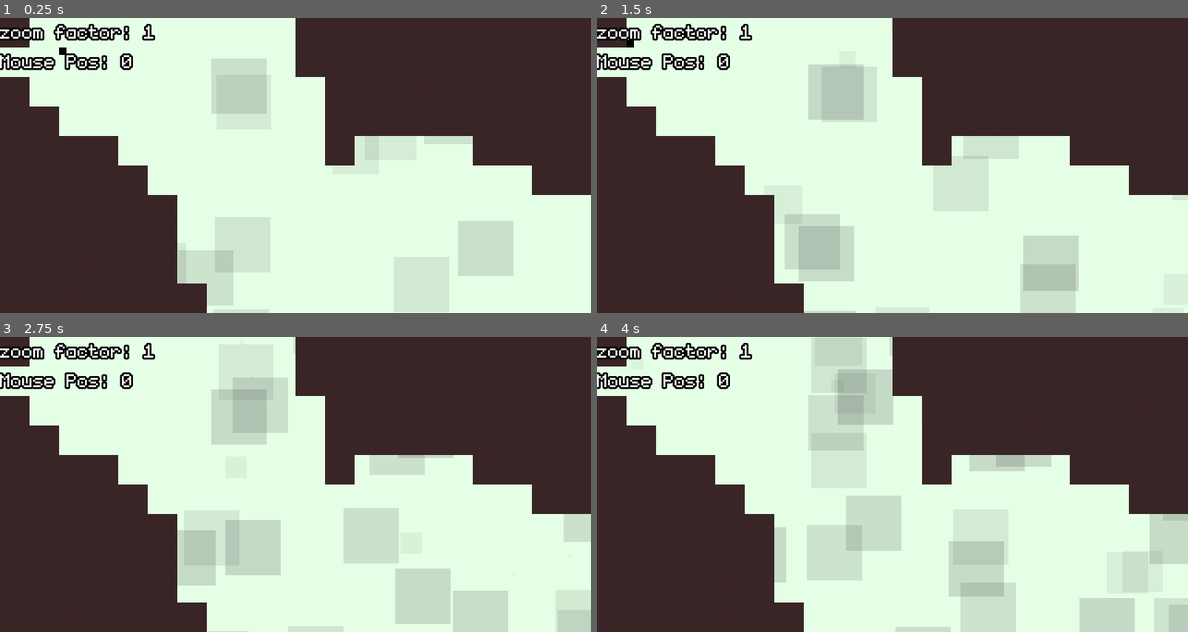
Above: before the commit, frames 1-4 (two rows, left to right).
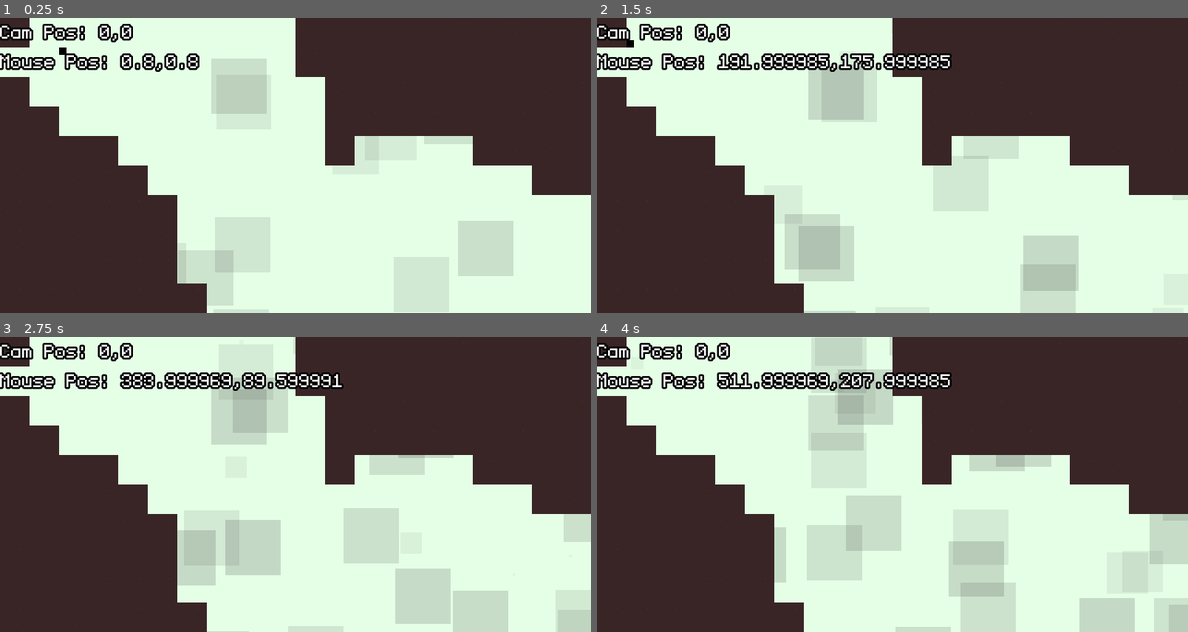
Above: after the commit, the same moments.

Repository: aleksfadini/LD48
Game: Godot game, scene res://Scenes/Main.tscn
The game is run twice, just before and just after one commit, with the same random seed, the same clock (stepped at 60 frames per second) and the same inputs.
Inputs (mouse positions are in pixels of both pictures, inside the frame that each line leads up to):
- Up to frame 1 (0.25 s): no input
- Up to frame 2 (1.5 s): move the mouse to (1022, 150) at 0.52 s; move the mouse to (774, 180) at 1.27 s
- Up to frame 3 (2.75 s): move the mouse to (354, 419) at 2.02 s
- Up to frame 4 (4 s): move the mouse to (862, 543) at 2.77 s; move the mouse to (1069, 528) at 3.52 s

The runs differ from the first frame. In frame 1, 1.2% of the frame differs, in the area x 0-34%, y 2-19%; in frame 2, 2.7%, in the area x 0-60%, y 2-19%; in frame 3, 2.6%; in frame 4, 2.6%.

Commit message:
better, but camera still needs a small tweak

Diff:
--- a/Scenes/Main.gd
+++ b/Scenes/Main.gd
@@ -11,10 +11,10 @@
 var camera_target=map_in_px/2
 var camera_target_tolerance=3
 var camera_speed=0.05
-var camera_zoom_by_speed_speed=0.03
-var camera_zoom_tolerance=50#within these pixels it will zoom in
-#var zoom_in_speed=0.01
-#var zoom_out_speed=0.04
+#var camera_zoom_by_speed_speed=0.03
+#var camera_zoom_tolerance=50#within these pixels it will zoom in
+var zoom_in_speed=0.01
+var zoom_out_speed=0.04
 var zoom_in=Vector2(1,1)
 var zoom_out=Vector2(1.5,1.5)
 #var zoom_out=Vector2(4,4)
@@ -43,28 +43,28 @@
 	if dragging:
 		control_cam_and_attract()
 	if $Cam.position.distance_to(camera_target) >= camera_target_tolerance:
-#		zoom_out_camera()
+		zoom_out_camera()
 		move_camera_to_position(camera_target)
-#	else:
-#		zoom_in_camera()
-#		pass
-	zoom_cam_based_on_speed()
+	else:
+		zoom_in_camera()
+		pass
+#	zoom_cam_based_on_speed()
 #	$CanvasLayer/CamPos.text="Cam Pos: " +str($Cam.global_position.x)+","+str($Cam.global_position.y)
-	$CanvasLayer/CamPos.text="zoom factor: " +str(clamp($Cam.global_position.distance_to(camera_target)/float(camera_zoom_tolerance),zoom_in.x,zoom_out.x))
+#	$CanvasLayer/CamPos.text="zoom factor: " +str(clamp($Cam.global_position.distance_to(camera_target)/float(camera_zoom_tolerance),zoom_in.x,zoom_out.x))
 #	$CanvasLayer/Mouse.text="Mouse Pos: " +str(get_global_mouse_position().x)+","+str(get_global_mouse_position().y)
-	$CanvasLayer/Mouse.text="Mouse Pos: " +str($Cam.global_position.distance_to(camera_target))
+#	$CanvasLayer/Mouse.text="Mouse Pos: " +str($Cam.global_position.distance_to(camera_target))
 #	$CanvasLayer/CamPos.text="Cam Pos: " +str($Cam.global_position.x)+","+str($Cam.global_position.y)
-func zoom_cam_based_on_speed():
-	var zoom_factor=clamp($Cam.global_position.distance_to(camera_target)/float(camera_zoom_tolerance),zoom_in.x,zoom_out.x)
-	$Cam.zoom=lerp($Cam.zoom,Vector2(zoom_factor,zoom_factor),camera_zoom_by_speed_speed)
+#func zoom_cam_based_on_speed():
+#	var zoom_factor=clamp($Cam.global_position.distance_to(camera_target)/float(camera_zoom_tolerance),zoom_in.x,zoom_out.x)
+#	$Cam.zoom=lerp($Cam.zoom,Vector2(zoom_factor,zoom_factor),camera_zoom_by_speed_speed)
 func move_camera_to_position(target):
 	$Cam.position=lerp($Cam.position,target,camera_speed)
-#func zoom_in_camera():
-#	if $Cam.zoom.x > (zoom_in.x):
-#		$Cam.zoom=lerp($Cam.zoom,zoom_in,zoom_in_speed)
-#func zoom_out_camera():
-#	if $Cam.zoom.x < (zoom_out.x):
-#		$Cam.zoom=lerp($Cam.zoom,zoom_out,zoom_out_speed)
+func zoom_in_camera():
+	if $Cam.zoom.x > (zoom_in.x):
+		$Cam.zoom=lerp($Cam.zoom,zoom_in,zoom_in_speed)
+func zoom_out_camera():
+	if $Cam.zoom.x < (zoom_out.x):
+		$Cam.zoom=lerp($Cam.zoom,zoom_out,zoom_out_speed)
 func control_cam_and_attract():
 	camera_target = get_global_mouse_position()
 	if not touch_ignore:
